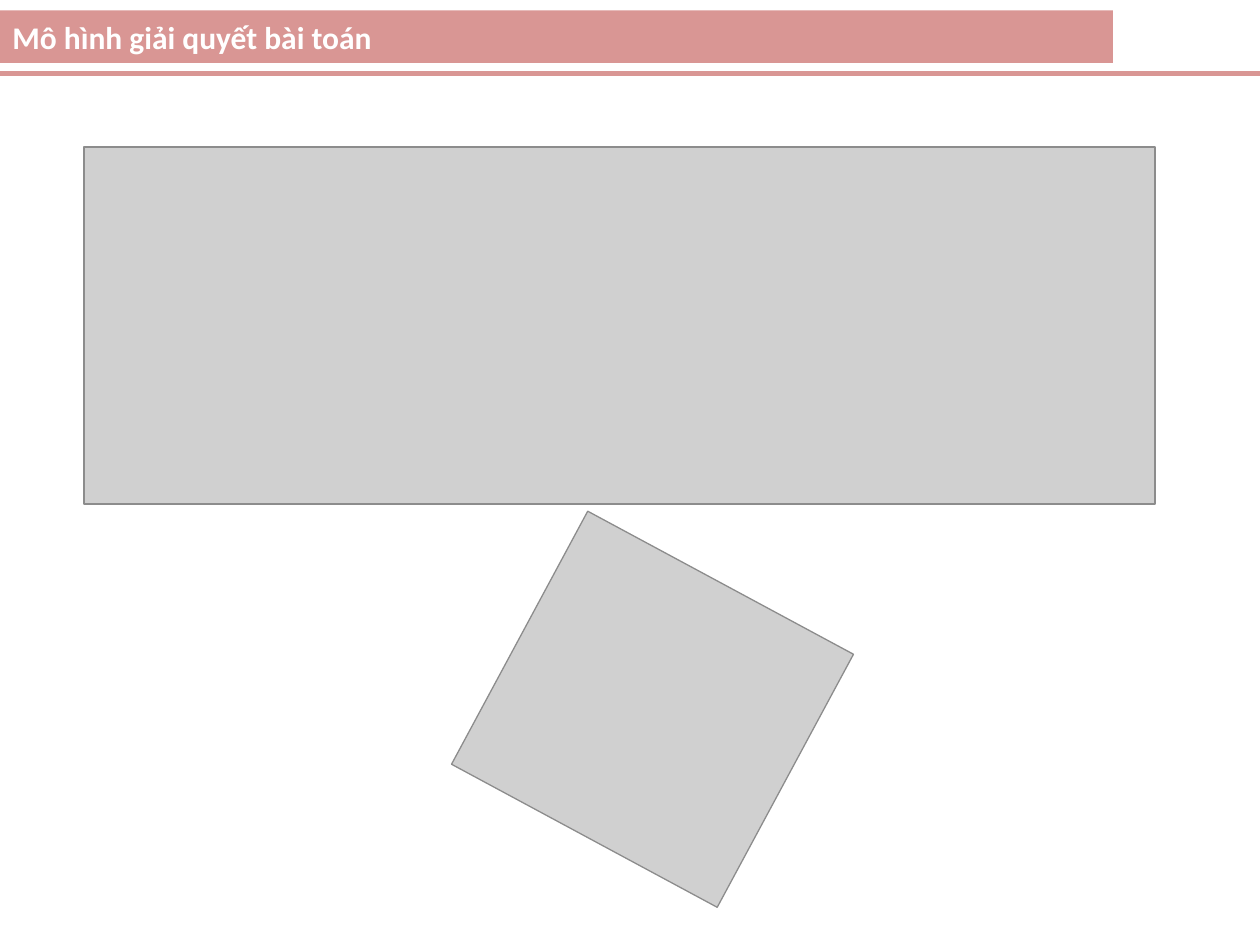
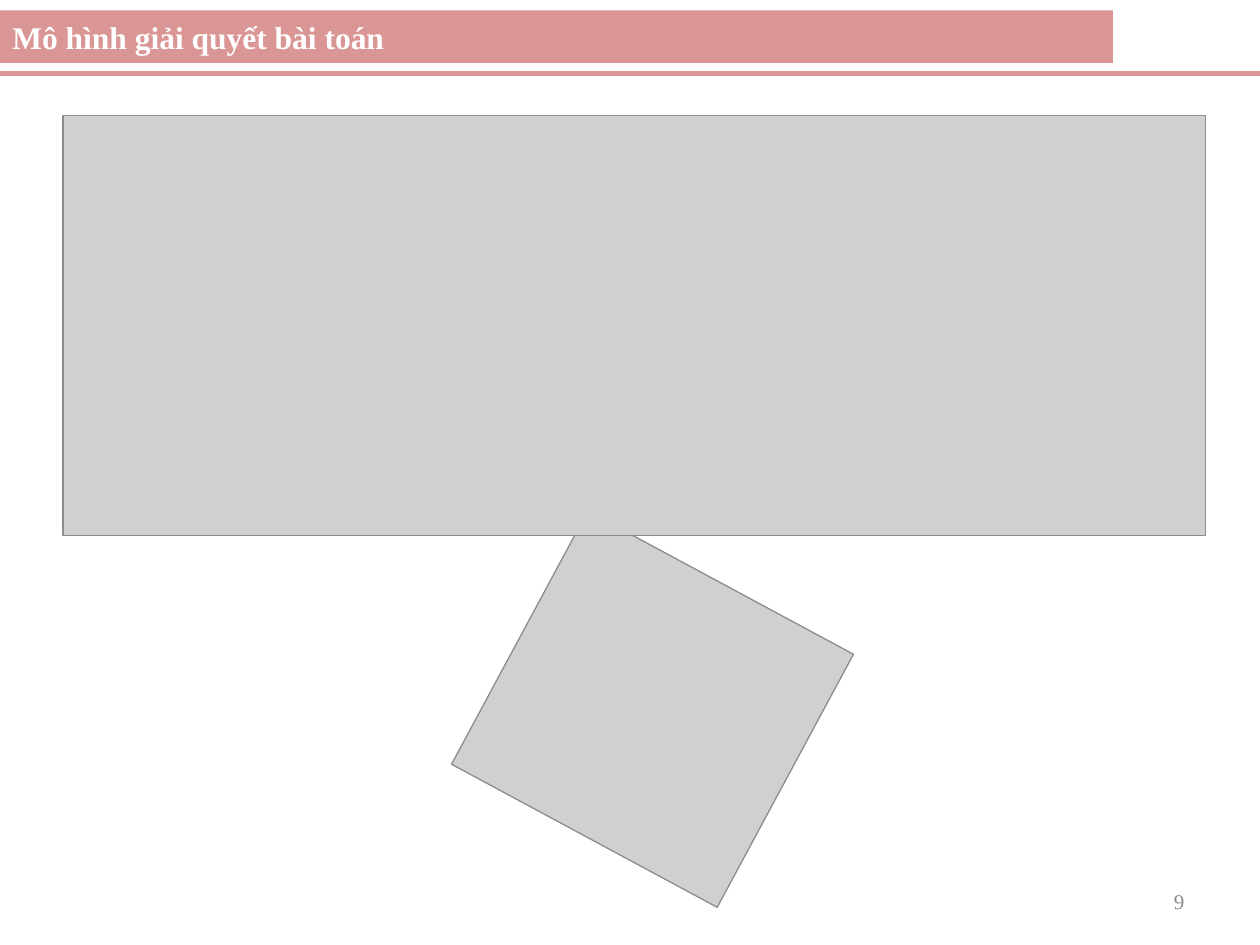
Before and after one commit to gilang07/sign-traffic-recognition, a slide deck: slide 9 of doc/LuanVan.pptx (slide 8 before the commit). Drawn at 1260x945 pixels with LibreOffice and Linux fonts; fonts in the diff are those of the drawing; grey boxes stand for pictures. Boxes give left, top, right and bottom in pixels: in the first picture for what was removed or moved away, otherwise in the second. Text is boxed around its words. In the diff, an @@ line names an element or a change of style, - is before the commit and + after.

```diff
--- a/doc/LuanVan.pptx
+++ b/doc/LuanVan.pptx
@@ rectangle "Mô hình giải quyết bài ..." at bbox=[0, 10, 1113, 63]: font Calibri to Times New Roman @@
@@ picture: place and size @@
-picture at bbox=[84, 147, 1155, 504]
+picture at bbox=[63, 116, 1206, 536]
@@ page number added at bbox=[1174, 895, 1184, 909], 12 pt, text #8C8C8C @@
+9
```
Also in this commit, not shown: 14 other slides changed, 4 slides added, 1 other file.
